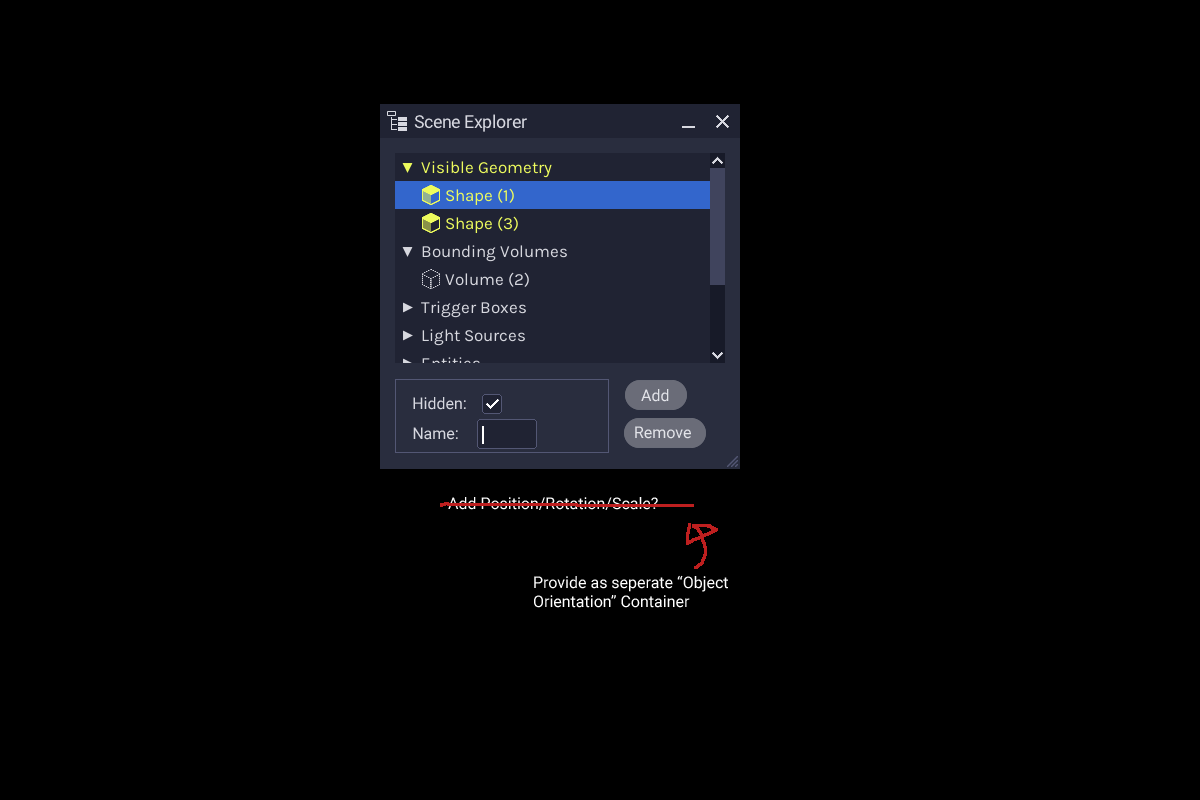
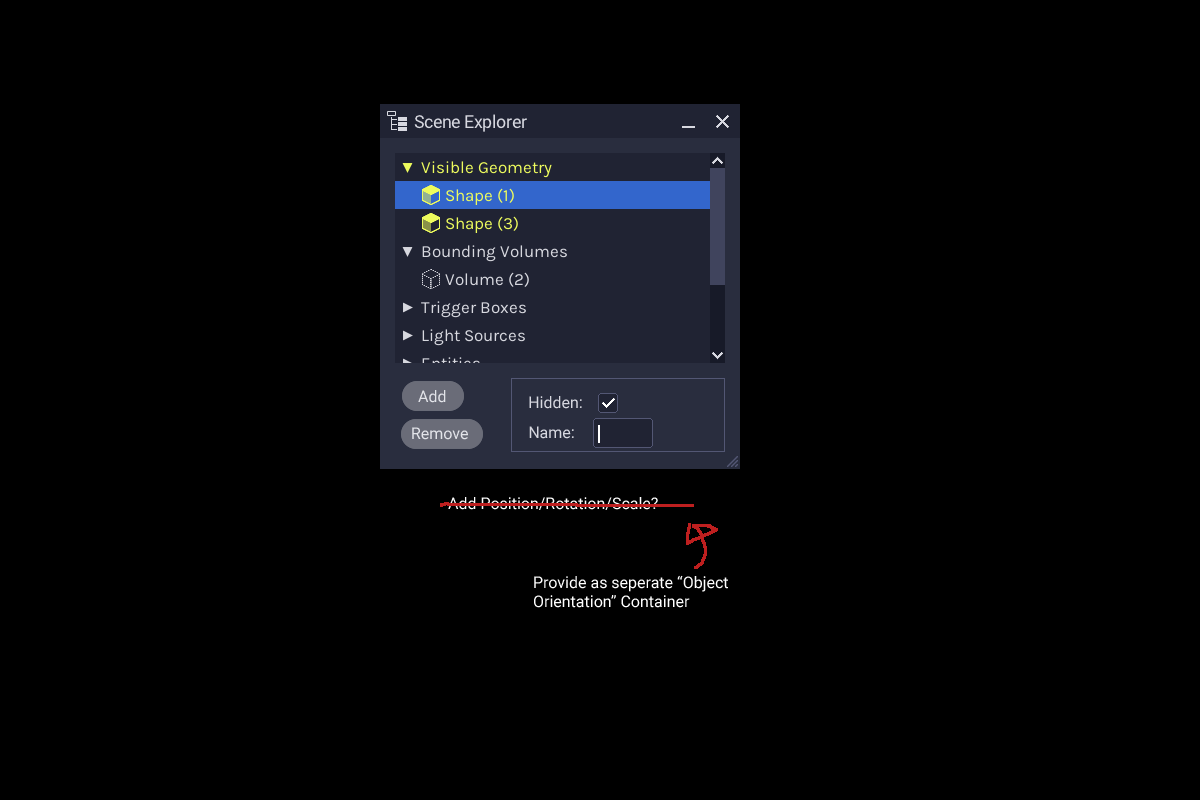
Layers edited between the first and the second 1200 x 800 image:
renamed "Layer 7" to "Layer 8", painted on it over [395,378,725,453]
